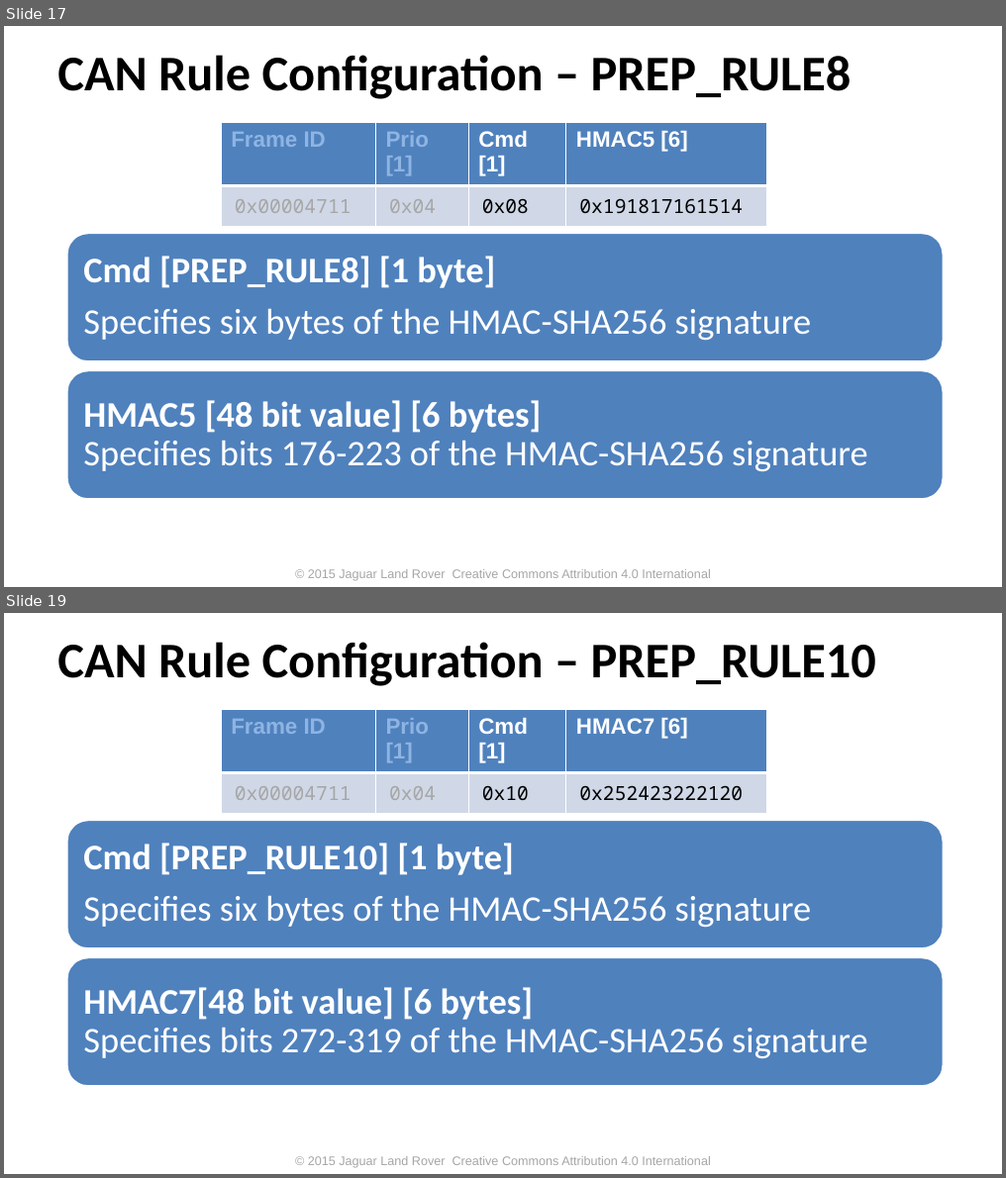
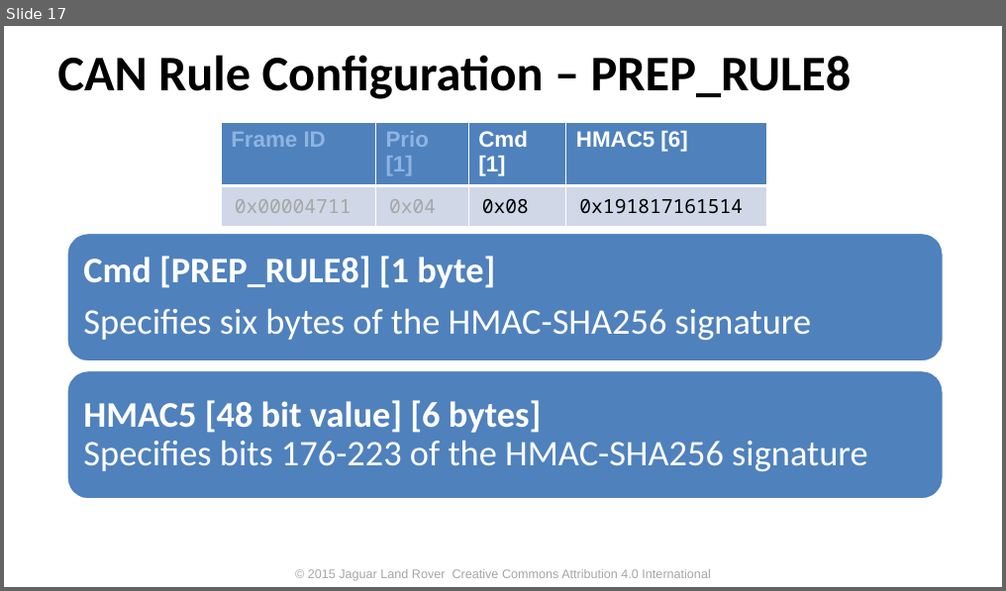
Before and after one commit to PDXostc/canfw, a slide deck: doc/CAN Firewall.pptx. Shown one above the other, each under a label of ours: slides 17 and 19 before the commit, slide 17 after it; the slides between them are not shown. The pictures are 1006x1178 and 1006x591 pixels, drawn with LibreOffice and Linux fonts; fonts in the diff are those of the drawing; background and template pictures are left out. Boxes give left, top, right and bottom in pixels: in the first picture for what was removed or moved away, otherwise in the second. Text is boxed around its words. In the diff, an @@ line names an element or a change of style, - is before the commit and + after.

Commit message:
Corrected 320 bit HMAC signature to 256 bit signature

```diff
--- a/doc/CAN Firewall.pptx
+++ b/doc/CAN Firewall.pptx
@@ slide 19 removed at (4,613,1002,1174), background #FFFFFF; not listed: 1 template element that a slide beside it also shows @@
@@ text removed at (57,642,876,686) @@
-CAN Rule Configuration – PREP_RULE10
@@ table removed at (222,710,768,804), 2 rows, 4 columns @@
-Frame ID | Prio [1] | Cmd [1] | HMAC7 [6]
-0x00004711 | 0x04 | 0x10 | 0x252423222120
@@ group removed at (67,820,944,1087): 2 rounded rectangles, 2 texts @@
-Cmd [PREP_RULE10] [1 byte]
-Specifies six bytes of the HMAC-SHA256 signature
-HMAC7[48 bit value] [6 bytes]
-Specifies bits 272-319 of the HMAC-SHA256 signature
```
Also in this commit, not shown: 4 slides changed, 1 other file.
